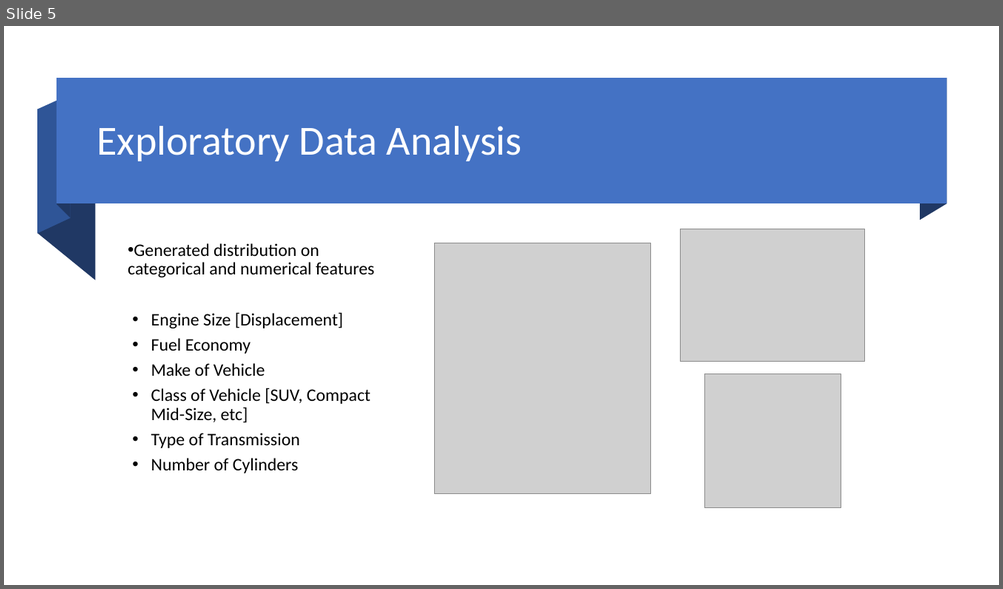
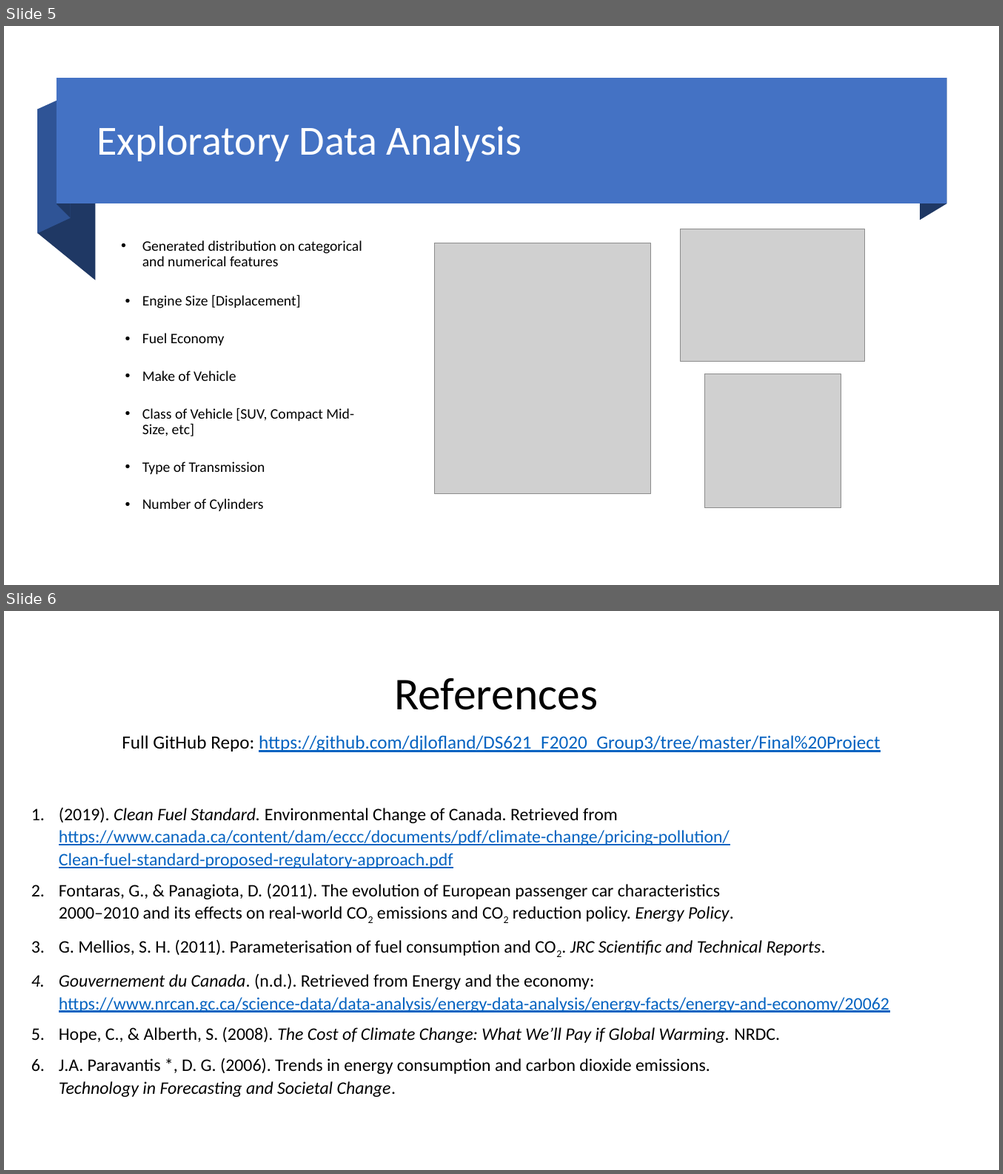
Before and after one commit to djlofland/DS621_F2020_Group3, a slide deck: Final Project/Group_3_FinalProject.pptx. Shown one above the other, each under a label of ours: slide 5 before the commit, slides 5 and 6 after it. The pictures are 1003x589 and 1003x1174 pixels, drawn with LibreOffice and Linux fonts; fonts in the diff are those of the drawing; grey boxes stand for pictures. Boxes give left, top, right and bottom in pixels: in the first picture for what was removed or moved away, otherwise in the second. Text is boxed around its words. In the diff, an @@ line names an element or a change of style, - is before the commit and + after.

Commit message:
Upload final versions of Report (both docx and pdf) and Presentation ( pptx and pdf)

```diff
--- a/Final Project/Group_3_FinalProject.pptx
+++ b/Final Project/Group_3_FinalProject.pptx
@@ slide 6 added at box(4, 611, 999, 1170), background #FFFFFF @@
@@ title added at box(394, 678, 597, 710), 44 pt, text #000000 @@
+References
@@ text added at box(122, 735, 879, 752), 18 pt, text #0563C1, underline @@
+Full GitHub Repo: https://github.com/djlofland/DS621_F2020_Group3/tree/master/Final%20Project
@@ text added at box(59, 807, 889, 1097), 17 pt, text #000000 @@
+1. (2019). Clean Fuel Standard. Environmental Change of Canada. Retrieved from
+   https://www.canada.ca/content/dam/eccc/documents/pdf/climate-change/pricing-pollution/
+   Clean-fuel-standard-proposed-regulatory-approach.pdf
+2. Fontaras, G., & Panagiota, D. (2011). The evolution of European passenger car characteristics
+   2000–2010 and its effects on real-world CO2 emissions and CO2 reduction policy. Energy Policy.
+3. G. Mellios, S. H. (2011). Parameterisation of fuel consumption and CO2. JRC Scientific and Technical Reports.
+4. Gouvernement du Canada. (n.d.). Retrieved from Energy and the economy:
+   https://www.nrcan.gc.ca/science-data/data-analysis/energy-data-analysis/energy-facts/energy-and-economy/20062
+5. Hope, C., & Alberth, S. (2008). The Cost of Climate Change: What We’ll Pay if Global Warming. NRDC.
+6. J.A. Paravantis *, D. G. (2006). Trends in energy consumption and carbon dioxide emissions.
+   Technology in Forecasting and Societal Change.
@@ slide 5 changed as well @@
@@ text "Generated distribution on categorical and ...": place and size @@
-text "Generated distribution on categorical and ..." at box(128, 244, 374, 474)
+text "Generated distribution on categorical and ..." at box(142, 241, 361, 511)
@@ text "Generated distribution on categorical and ..." at box(142, 241, 361, 511): size 17 to 14 pt; indent changed; less space between paragraphs @@
```
Also in this commit, not shown: 5 other slides changed, 3 slides removed, 3 other files.
